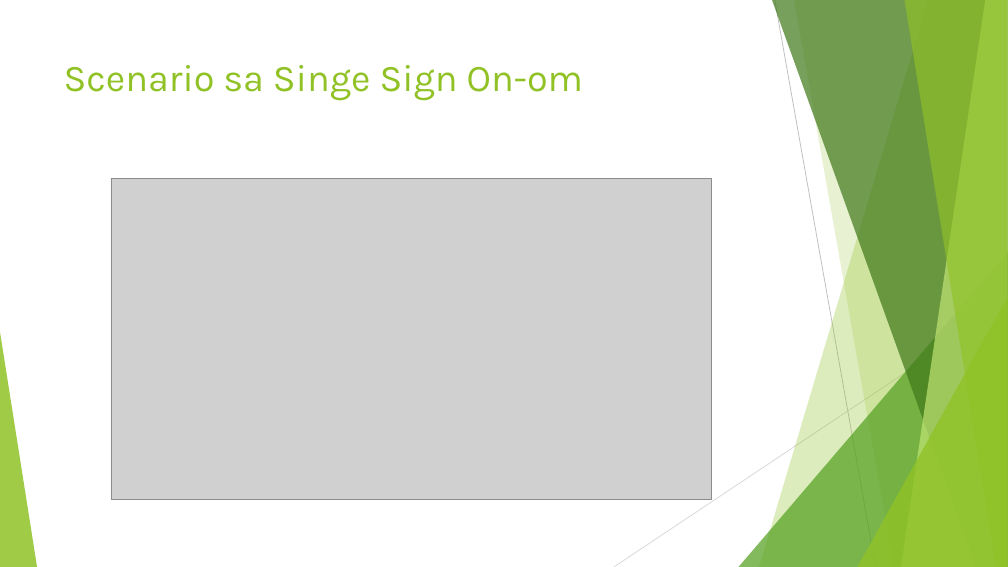
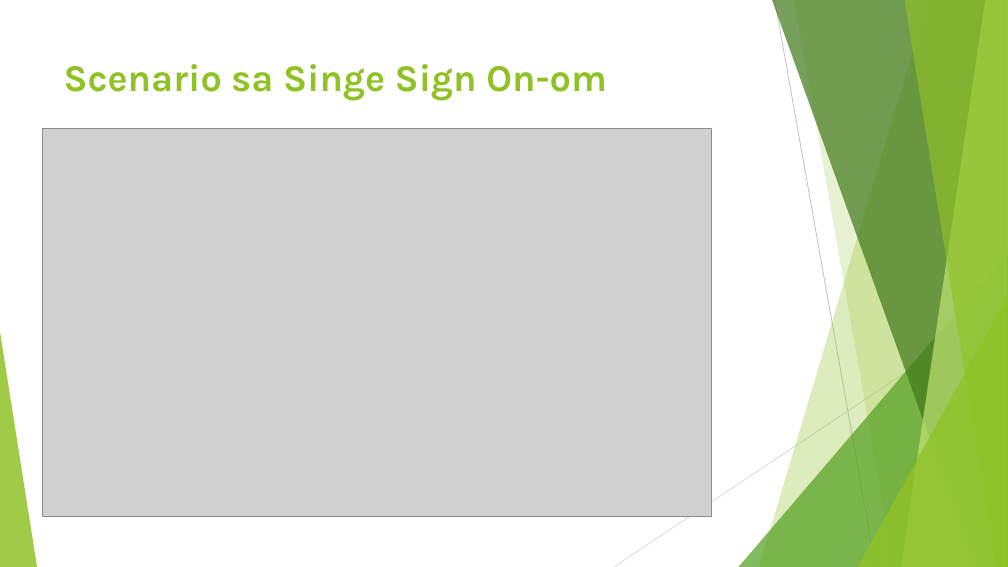
Before and after one commit to enimenss/IdentityServer4AndOAuth2, a slide deck: slide 3 of SSOPresentation.pptx (slide 4 before the commit). Drawn at 1008x567 pixels with LibreOffice and Linux fonts; fonts in the diff are those of the drawing; grey boxes stand for pictures. Boxes give left, top, right and bottom in pixels: in the first picture for what was removed or moved away, otherwise in the second. Text is boxed around its words. In the diff, an @@ line names an element or a change of style, - is before the commit and + after.

```diff
--- a/SSOPresentation.pptx
+++ b/SSOPresentation.pptx
@@ title "Scenario sa Singe Sign On-om" at box(64, 64, 607, 101): bold on @@
@@ picture: place and size @@
-picture at box(111, 178, 712, 499)
+picture at box(42, 129, 712, 516)
```
Also in this commit, not shown: 20 other slides changed, 1 slide removed, 1 other file.
